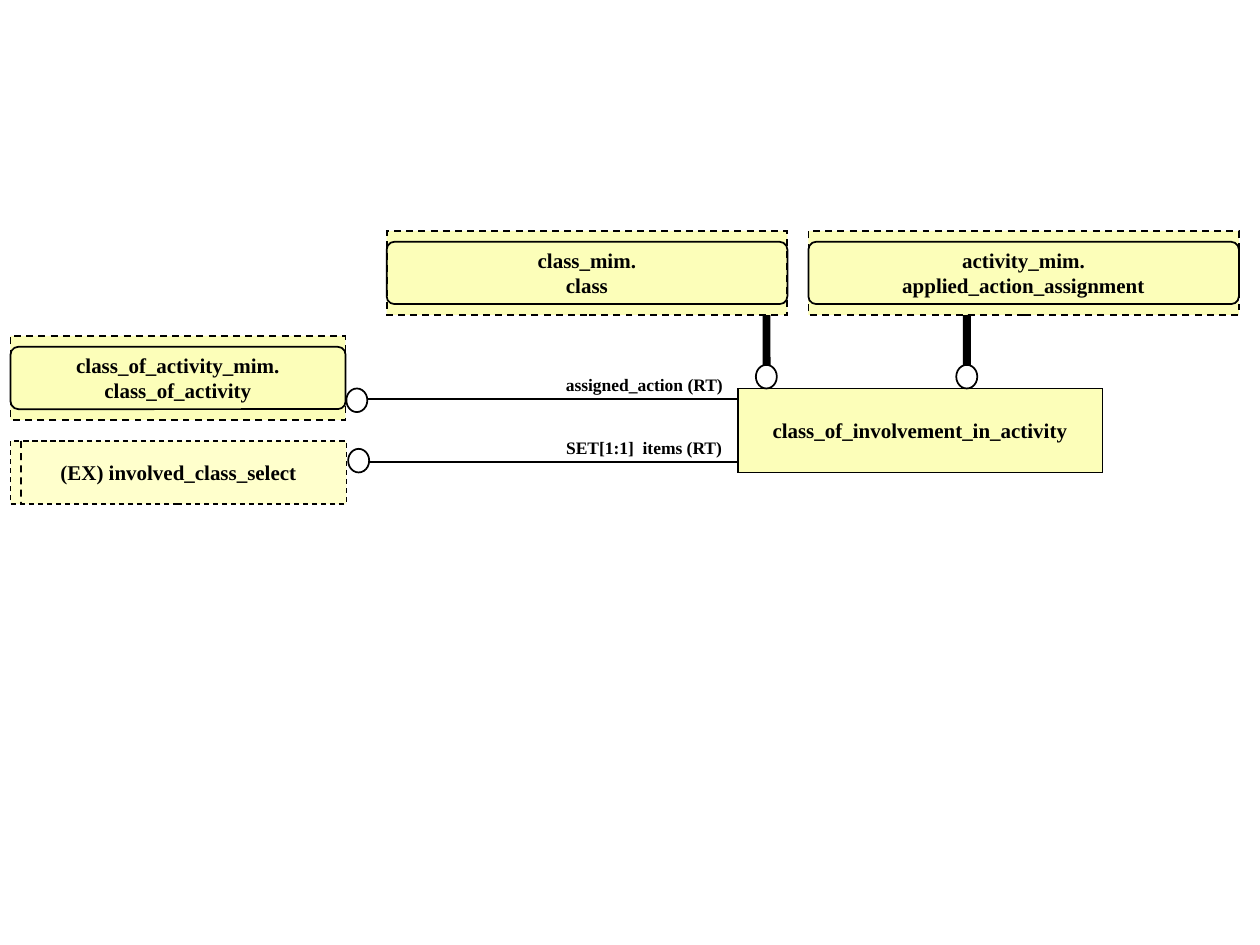
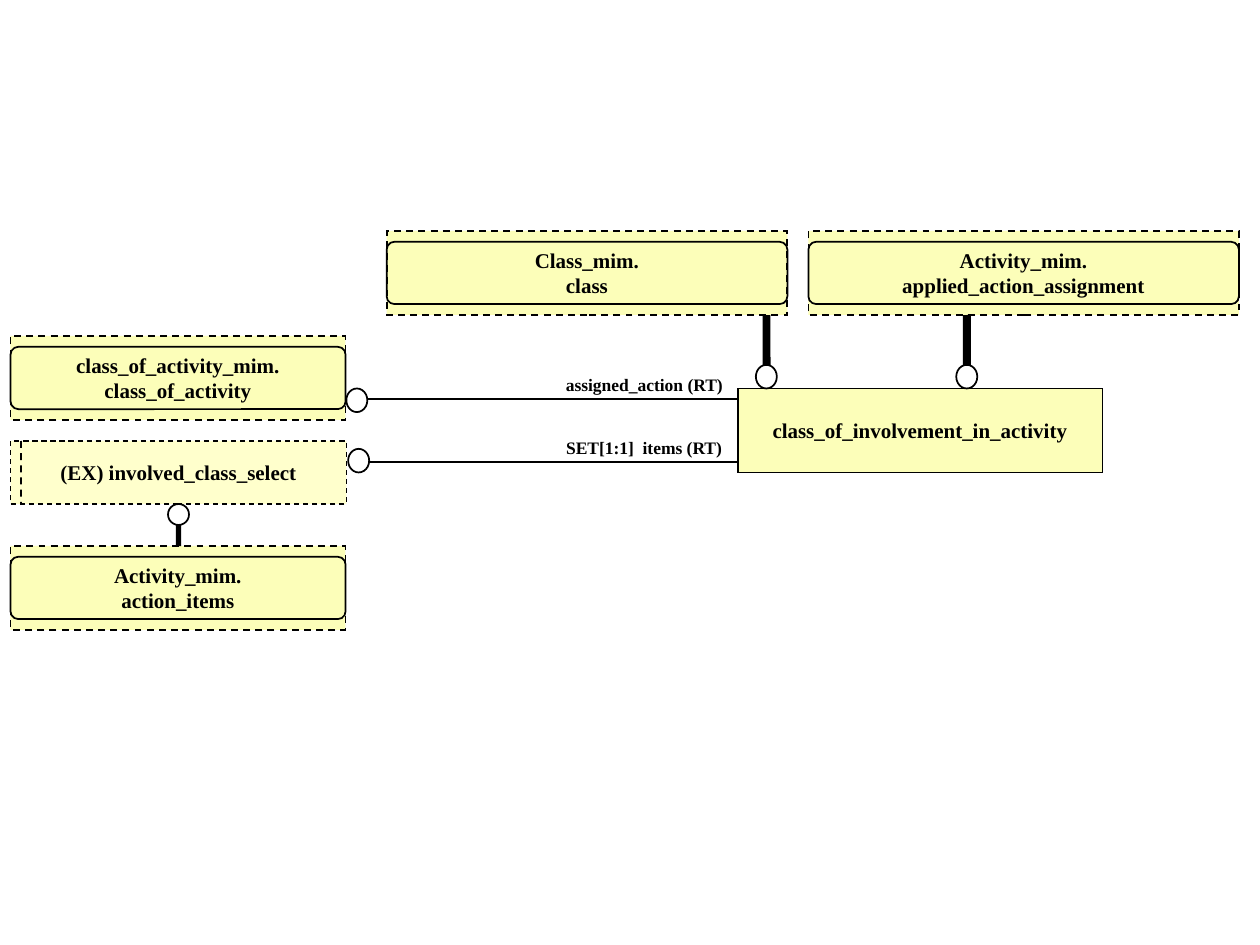
Before and after one commit to starseeker/stepmod_mirror, a slide deck: slide 4 of data/modules/class_of_involvement_in_activity/class_of_involvement_in_activity.ppt. Drawn at 1260x945 pixels with LibreOffice and Linux fonts; fonts in the diff are those of the drawing. Boxes give left, top, right and bottom in pixels: in the first picture for what was removed or moved away, otherwise in the second. Text is boxed around its words. In the diff, an @@ line names an element or a change of style, - is before the commit and + after.

```diff
--- a/data/modules/class_of_involvement_in_activity/class_of_involvement_in_activity.ppt
+++ b/data/modules/class_of_involvement_in_activity/class_of_involvement_in_activity.ppt
@@ text in rectangle at (535, 253, 639, 271): text changed @@
-class_mim.
+Class_mim.
@@ text in rectangle at (960, 253, 1087, 273): text changed @@
-activity_mim.
+Activity_mim.
@@ ellipse added at (168, 504, 189, 525), fill #FFFFFF, outline #000000 0.99 pt @@
@@ line added from (179, 546) to (179, 525), #000000 3 pt @@
@@ rectangle added at (10, 546, 345, 630), fill #FCFEB9, outline #000000 0.99 pt dashed, 12 pt, text #000000, bold @@
+Activity_mim.
+action_items
@@ rounded rectangle added at (10, 557, 345, 619), outline #000000 0.99 pt @@
```
Also in this commit, not shown: 2 other slides changed, 32 other files.
